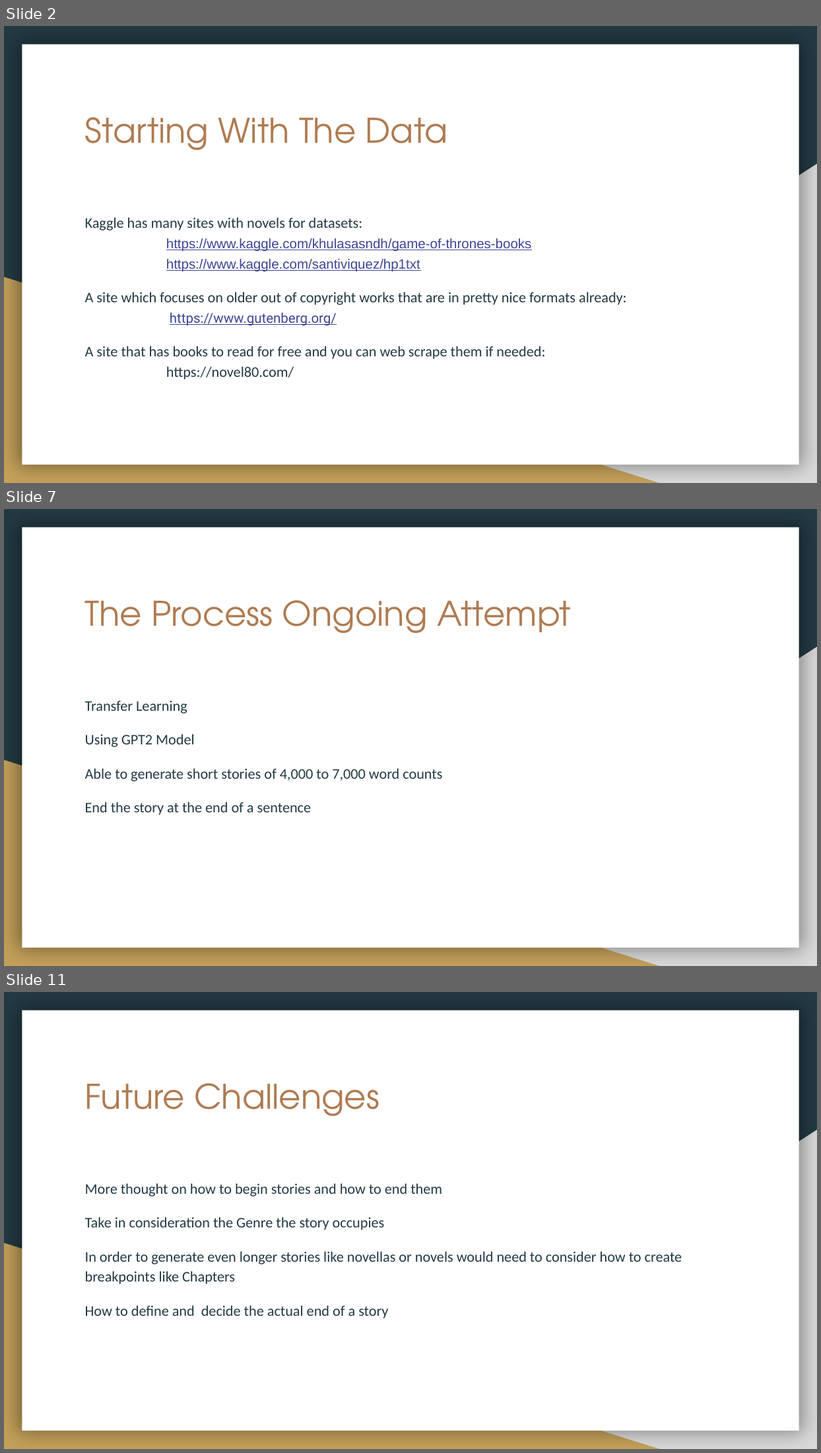
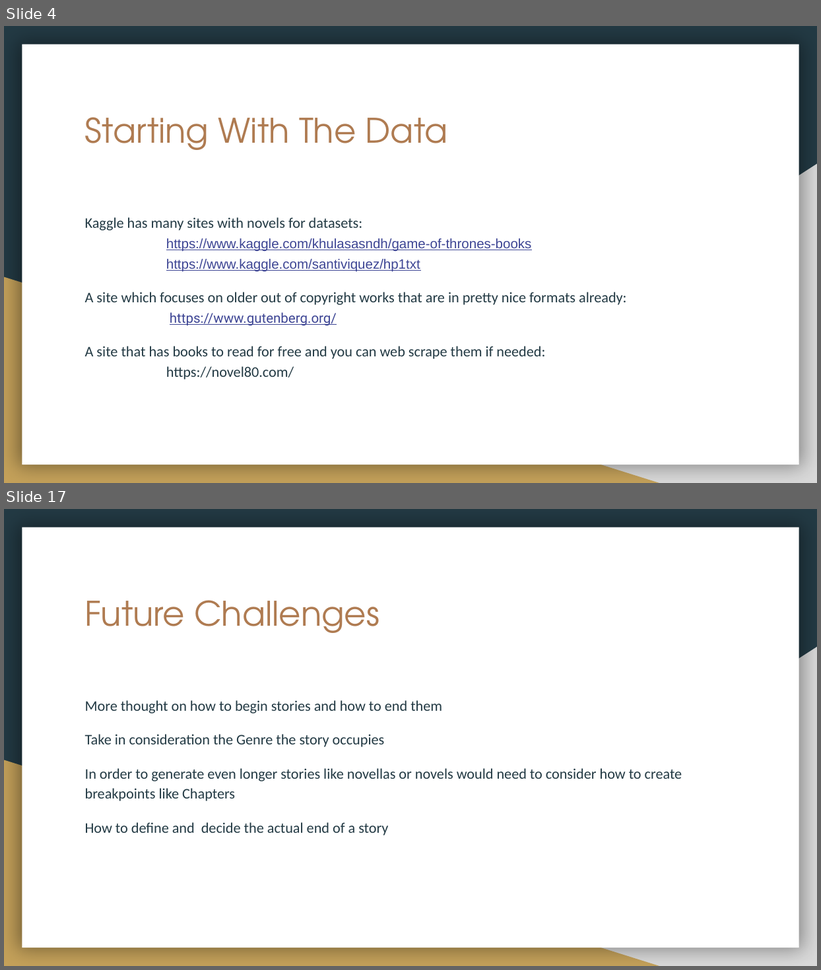
Before and after one commit to dbetzel/Springboard, a slide deck: Capstone3/Capstone3Final/Natural Language Generation Capstone 3.pptx. Shown one above the other, each under a label of ours: slides 2, 7 and 11 before the commit, slides 4 and 17 after it; the slides between them are not shown. The pictures are 821x1453 and 821x970 pixels, drawn with LibreOffice and Linux fonts; fonts in the diff are those of the drawing. Boxes give left, top, right and bottom in pixels: in the first picture for what was removed or moved away, otherwise in the second. Text is boxed around its words. In the diff, an @@ line names an element or a change of style, - is before the commit and + after.

```diff
--- a/Capstone3/Capstone3Final/Natural Language Generation Capstone 3.pptx
+++ b/Capstone3/Capstone3Final/Natural Language Generation Capstone 3.pptx
@@ slide 7 removed at (x1=4, y1=509, x2=817, y2=966), background #233A44; not listed: 3 template elements that a slide beside it also shows @@
@@ title removed at (x1=85, y1=600, x2=571, y2=633) @@
-The Process Ongoing Attempt
@@ text removed at (x1=85, y1=700, x2=442, y2=815) @@
-Transfer Learning
-Using GPT2 Model
-Able to generate short stories of 4,000 to 7,000 word counts
-End the story at the end of a sentence
@@ what was slide 2 is now slide 4 @@
@@ what was slide 11 is now slide 17 @@
```
Also in this commit, not shown: 4 slides changed, 10 slides added, 3 other slides removed.
